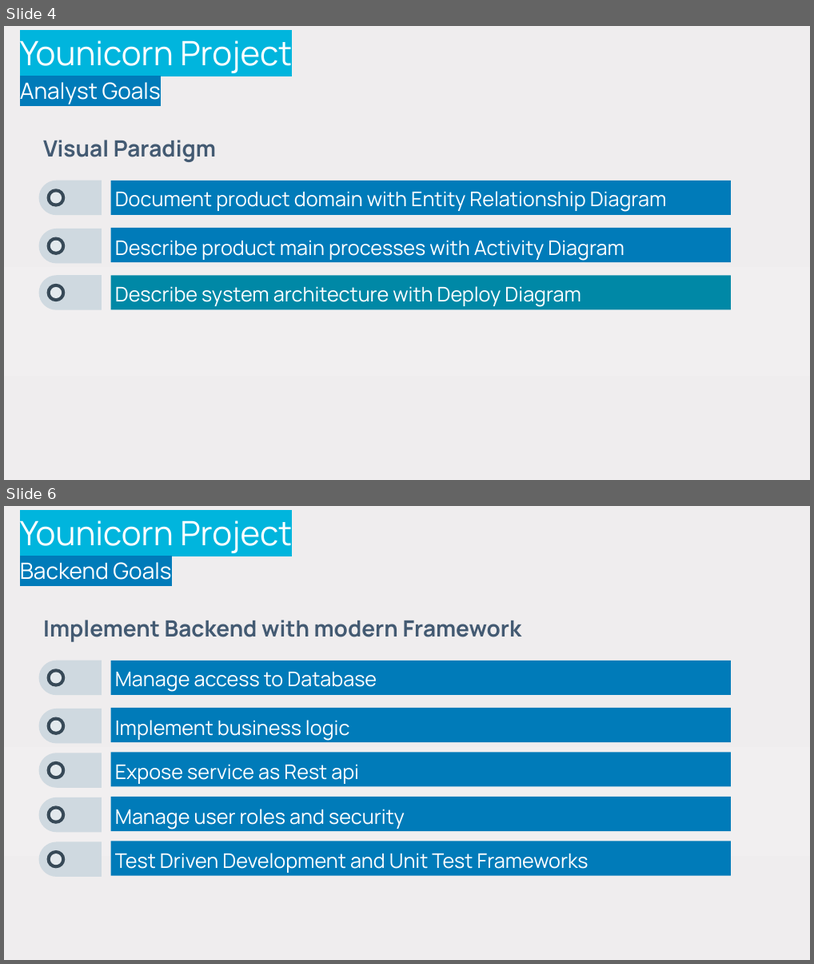
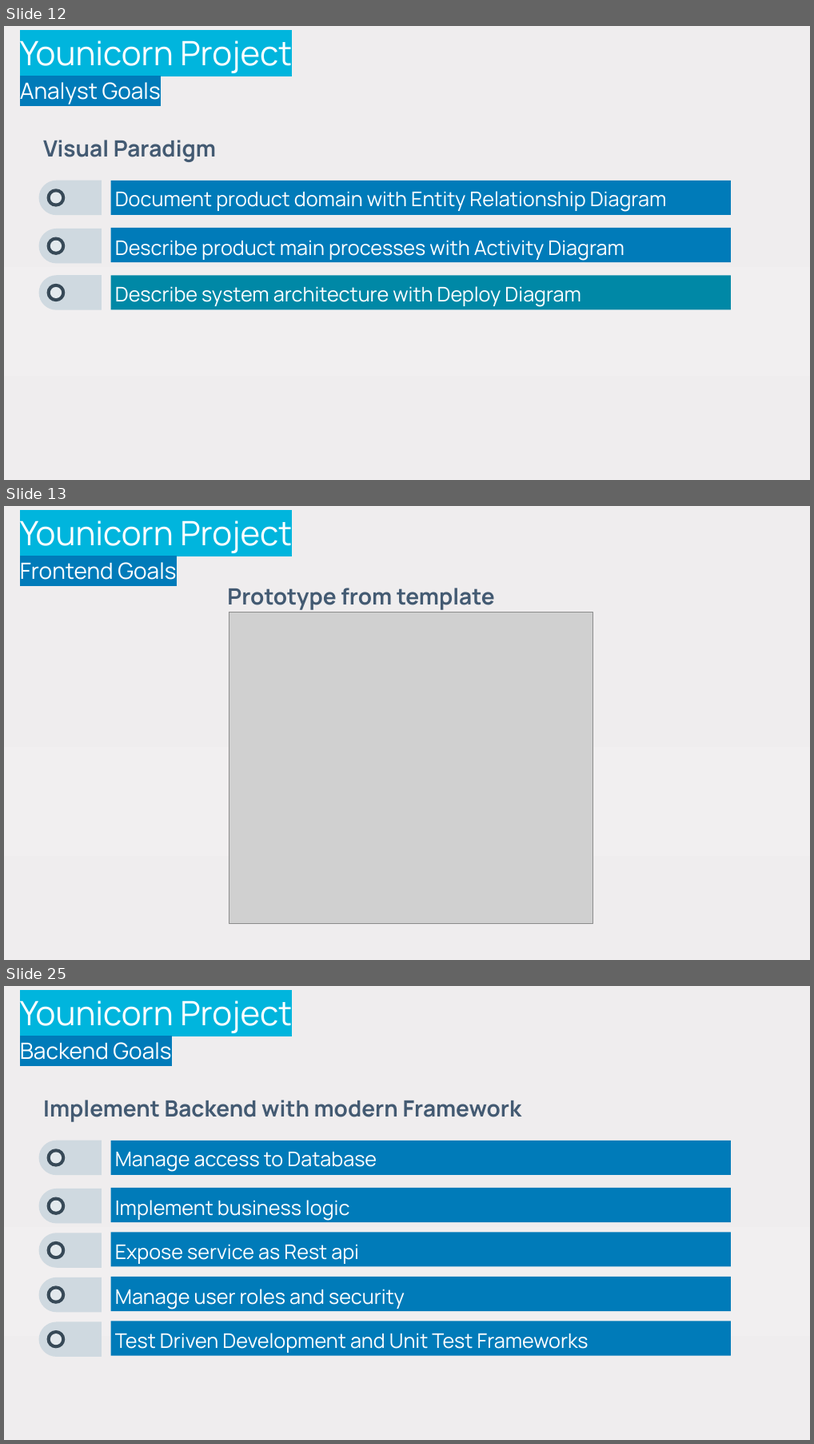
Before and after one commit to stefanofiorenza/KNITS, a slide deck: Programs/Trainings/Slides/KNITS-Younicorn-RoadMap.pptx. Shown one above the other, each under a label of ours: slides 4 and 6 before the commit, slides 12, 13 and 25 after it; the slides between them are not shown. The pictures are 814x964 and 814x1444 pixels, drawn with LibreOffice and Linux fonts; fonts in the diff are those of the drawing; grey boxes stand for pictures; background and template pictures are left out. Boxes give left, top, right and bottom in pixels: in the first picture for what was removed or moved away, otherwise in the second. Text is boxed around its words. In the diff, an @@ line names an element or a change of style, - is before the commit and + after.

Commit message:
Younicorn Slides

```diff
--- a/Programs/Trainings/Slides/KNITS-Younicorn-RoadMap.pptx
+++ b/Programs/Trainings/Slides/KNITS-Younicorn-RoadMap.pptx
@@ slide 13 added at box(4, 506, 810, 960), background gradient #EFEDEE to #F1EFF0 to #EFEBEC @@
@@ title added at box(20, 520, 292, 580), 30 pt, text #FFFFFF @@
+Younicorn Project
+Frontend Goals
@@ text added at box(227, 588, 495, 610), 20 pt, text #435A72, bold @@
+Prototype from template
@@ picture added at box(230, 612, 594, 924) @@
@@ what was slide 4 is now slide 12 @@
@@ what was slide 6 is now slide 25 @@
```
Also in this commit, not shown: 1 slide changed, 23 other slides added, 2 other files.
